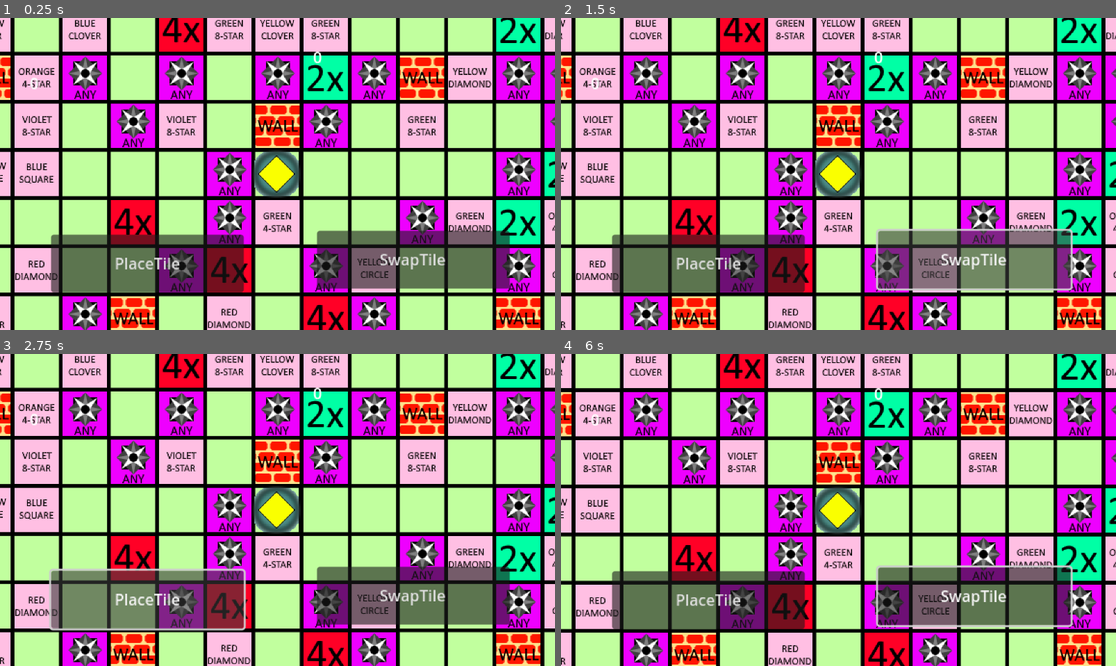
Above: before the commit, frames 1-4 (two rows, left to right).
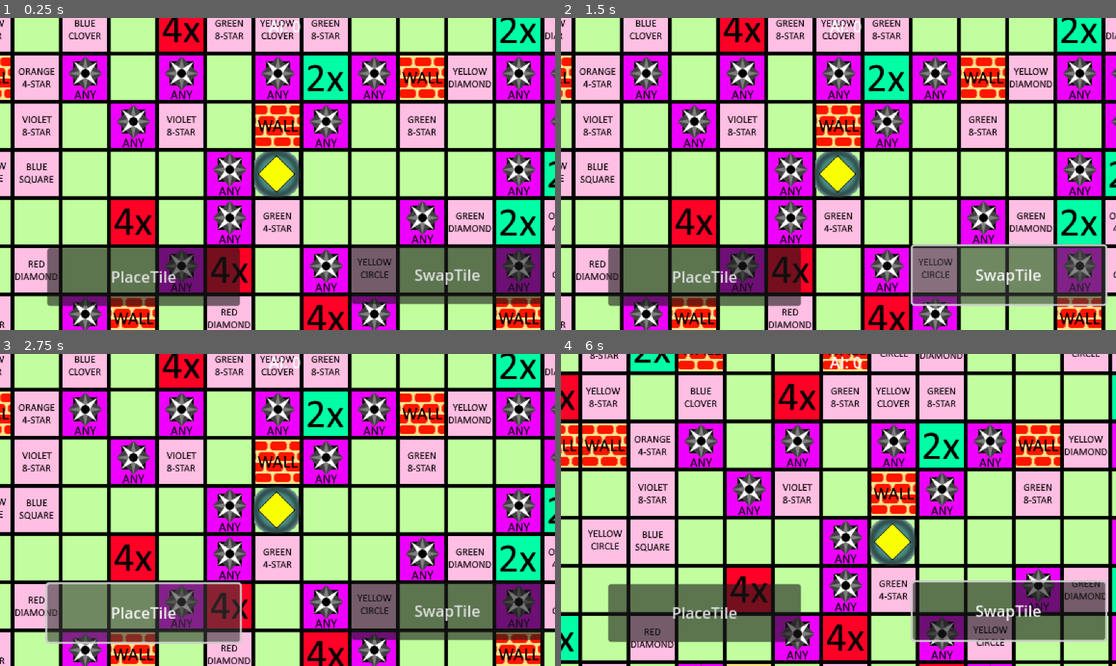
Above: after the commit, the same moments.

Repository: KarthikPreVin/AI-Project
Game: Godot game, scene res://scenes/game.tscn
Two runs of this game, one before a commit and one after it. Both use one fixed random seed, a clock stepped at 60 frames per second and the inputs below.
Inputs (mouse positions are in pixels of both pictures, inside the frame that each line leads up to):
- Up to frame 1 (0.25 s): no input
- Up to frame 2 (1.5 s): click "PlaceTile" at 0.5 s; click "SwapTile" at 1.25 s
- Up to frame 3 (2.75 s): click "PlaceTile" at 2 s
- Up to frame 4 (6 s): click "SwapTile" at 2.75 s; click "PlaceTile" at 3.5 s; click "SwapTile" at 4.25 s; tap Enter at 5 s; move the mouse to (960, 494) at 5.02 s; click (960, 494) at 5.17 s; tap Space at 5.75 s; drag from (727, 525) to (810, 572) at 5.77 s

The runs differ from the first frame. In frame 1, 7.3% of the frame differs, in the area x 5-98%, y 0-93%; in frame 2, 9.1%; in frame 3, 8.7%; in frame 4, 86%, in the area x 0-100%, y 0-100%.

Commit message:
fuxed movement changes

Diff:
--- a/scenes/game.tscn
+++ b/scenes/game.tscn
@@ -11,49 +11,45 @@
 [node name="Tiles" type="Node2D" parent="."]
 position = Vector2(-1, 0)
 
-[node name="UI" type="Node2D" parent="."]
+[node name="Camera2D" type="Camera2D" parent="."]
+position = Vector2(1250, 1250)
+zoom = Vector2(2, 2)
+script = ExtResource("2_yqjtg")
 
-[node name="PlaceTileButton" type="Button" parent="UI"]
+[node name="UI" type="Node2D" parent="Camera2D"]
+position = Vector2(1, 0)
+
+[node name="PlaceTileButton" type="Button" parent="Camera2D/UI"]
 custom_minimum_size = Vector2(200, 60)
-offset_left = 1015.0
-offset_top = 1313.0
-offset_right = 1215.0
-offset_bottom = 1373.0
+offset_left = -240.0
+offset_top = 77.0
+offset_right = -40.0
+offset_bottom = 137.0
 text = "PlaceTile"
 
-[node name="SwapTileButton" type="Button" parent="UI"]
+[node name="SwapTileButton" type="Button" parent="Camera2D/UI"]
 custom_minimum_size = Vector2(200, 60)
-offset_left = 1291.0
-offset_top = 1309.0
-offset_right = 1491.0
-offset_bottom = 1369.0
+offset_left = 76.0
+offset_top = 75.0
+offset_right = 276.0
+offset_bottom = 135.0
 text = "SwapTile
 "
 
-[node name="AI Score" type="Label" parent="UI"]
+[node name="AIScore" type="Label" parent="Camera2D/UI"]
 custom_minimum_size = Vector2(200, 60)
-offset_left = 993.0
-offset_top = 1144.0
-offset_right = 1193.0
-offset_bottom = 1204.0
-text = "0"
+offset_left = -93.0
+offset_top = -165.0
+offset_right = 107.0
+offset_bottom = -105.0
+text = "AI: 0"
+horizontal_alignment = 1
 
-[node name="Player Score" type="Label" parent="UI"]
+[node name="PlayerScore" type="Label" parent="Camera2D/UI"]
 custom_minimum_size = Vector2(200, 60)
-offset_left = 1287.0
-offset_top = 1117.0
-offset_right = 1487.0
-offset_bottom = 1200.0
-text = "0"
-
-[node name="Viewport" type="Camera2D" parent="."]
-position = Vector2(1250, 1250)
-zoom = Vector2(2, 2)
-limit_left = 385
-limit_top = 157
-limit_right = 2451
-limit_bottom = 2715
-limit_smoothed = true
-drag_horizontal_enabled = true
-drag_vertical_enabled = true
-script = ExtResource("2_yqjtg")
+offset_left = 1160.0
+offset_top = 1374.0
+offset_right = 1360.0
+offset_bottom = 1434.0
+text = "Player: 0"
+horizontal_alignment = 1
